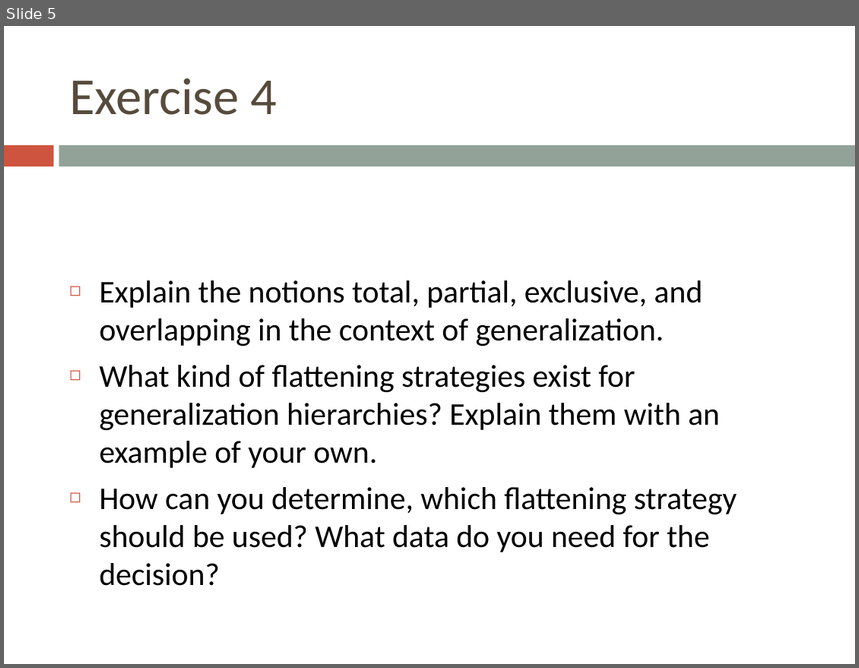
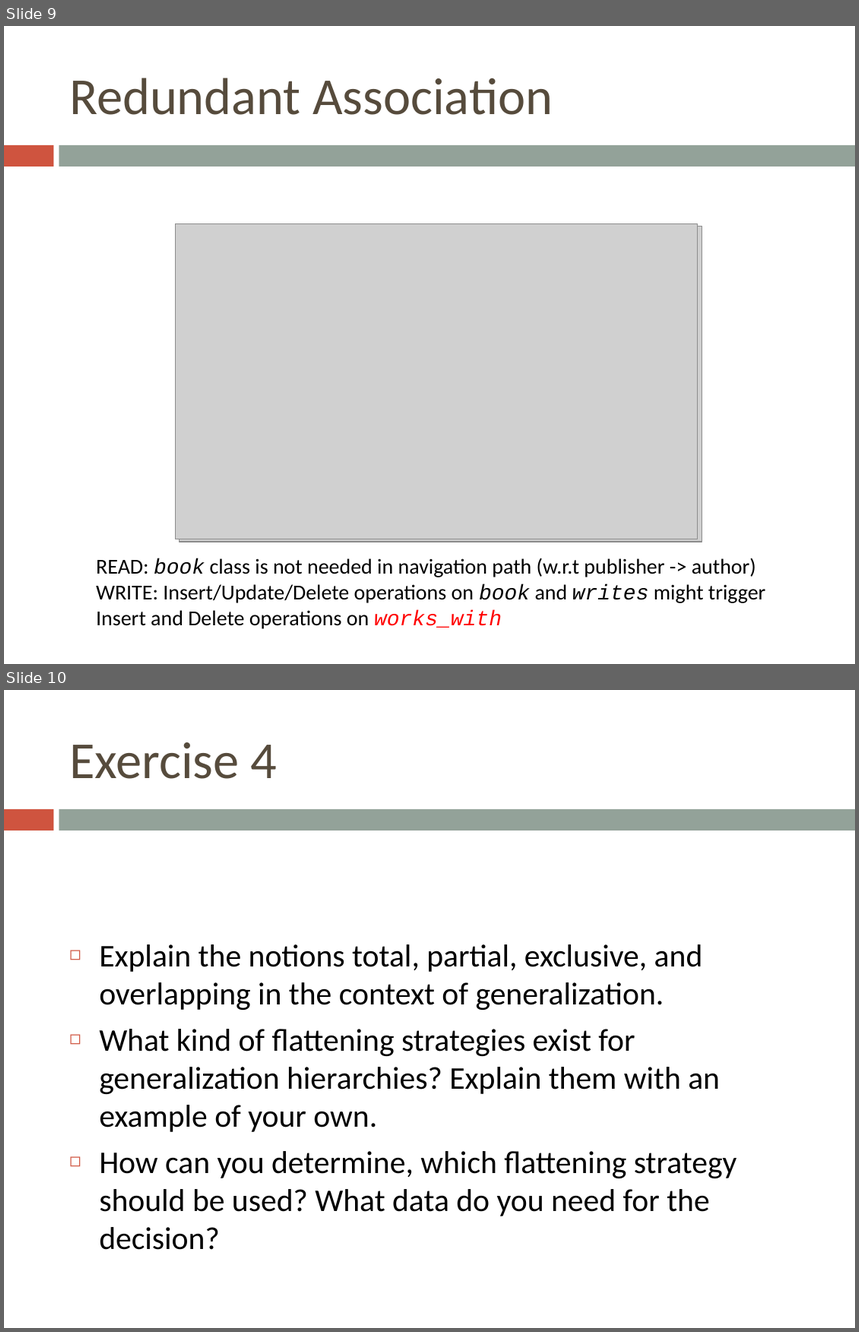
Before and after one commit to bugxd/DBTech, a slide deck: Assignment_4.pptx. Shown one above the other, each under a label of ours: slide 5 before the commit, slides 9 and 10 after it. The pictures are 859x668 and 859x1332 pixels, drawn with LibreOffice and Linux fonts; fonts in the diff are those of the drawing; grey boxes stand for pictures. Boxes give left, top, right and bottom in pixels: in the first picture for what was removed or moved away, otherwise in the second. Text is boxed around its words. In the diff, an @@ line names an element or a change of style, - is before the commit and + after.

```diff
--- a/Assignment_4.pptx
+++ b/Assignment_4.pptx
@@ slide 9 added at (4,26,855,664), background #FFFFFF; not listed: 2 template elements that a slide beside it also shows @@
@@ title added at (69,78,553,115), 44 pt, text #564B3C @@
+Redundant Association
@@ picture added at (175,224,698,539) @@
@@ picture added at (180,226,702,542) @@
@@ text added at (96,558,766,629), 18 pt, text #000000 @@
+READ: book class is not needed in navigation path (w.r.t publisher -> author)
+WRITE: Insert/Update/Delete operations on book and writes might trigger Insert and Delete operations on works_with
@@ what was slide 5 is now slide 10 @@
```
Also in this commit, not shown: 4 other slides added.
